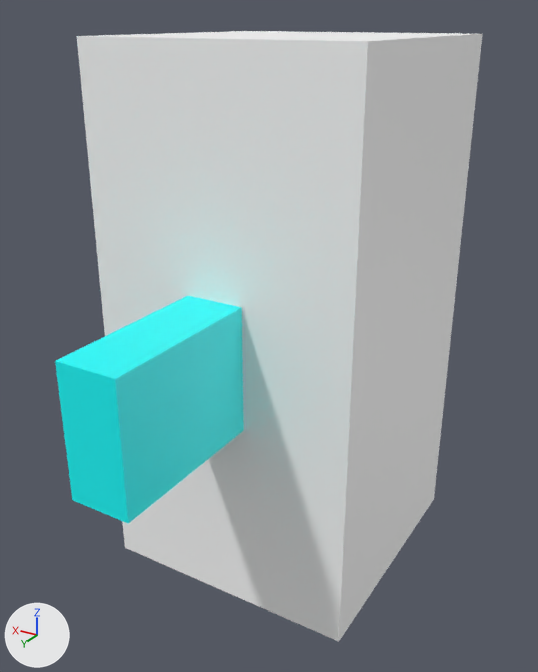
The FBX model Assets/player.fbx: old version first, new version second.
Both versions are drawn from a 50 mm lens placed at (-0.0133, 0.0177, 0.0106), pointed at (-0.0006, -0.0034, 0.0001). The lights are fixed; the arrows at lower left show +X, +Y and +Z. The picture after the commit comes second. Where no turn or scale is listed for an object, it has been applied to the vertices. Vertices at exactly the same position are counted once.
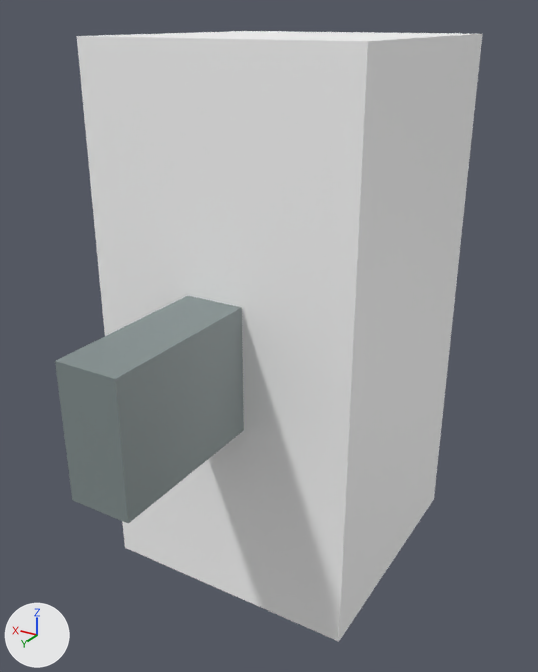
Boxes [x1, y1, x2, y2] around the edits, measured in the pictures (538 x 672 px):
part 1 of me_mesh, recoloured (cyan to grey): [55, 296, 244, 523] in both

What changed in the scene script:
```text
Add mat_lambert3:
    mat_lambert3 = principled_material('lambert3')
    mat_lambert3.base_color = (0.224, 0.272, 0.272)  # grey #828e8e
Change me_mesh:
    where me_mesh.from_pydata(...)  # 34 vertices, 60 faces; spans x -0.005..0.005, y -0.008..0.008, z -0.01..0.01
    used by ob_polysurface37; location = (0.0, -0.00299, 0.0)
    me_mesh part 1: all 48 faces that had it switch from mat_lambert2 (cyan #00ffff) to mat_lambert3 (grey #828e8e)
```
